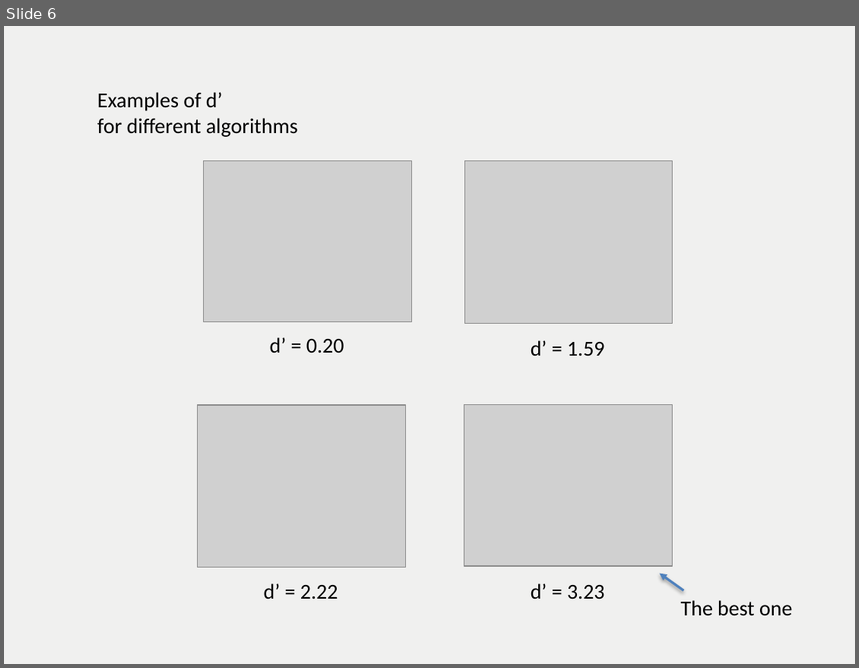
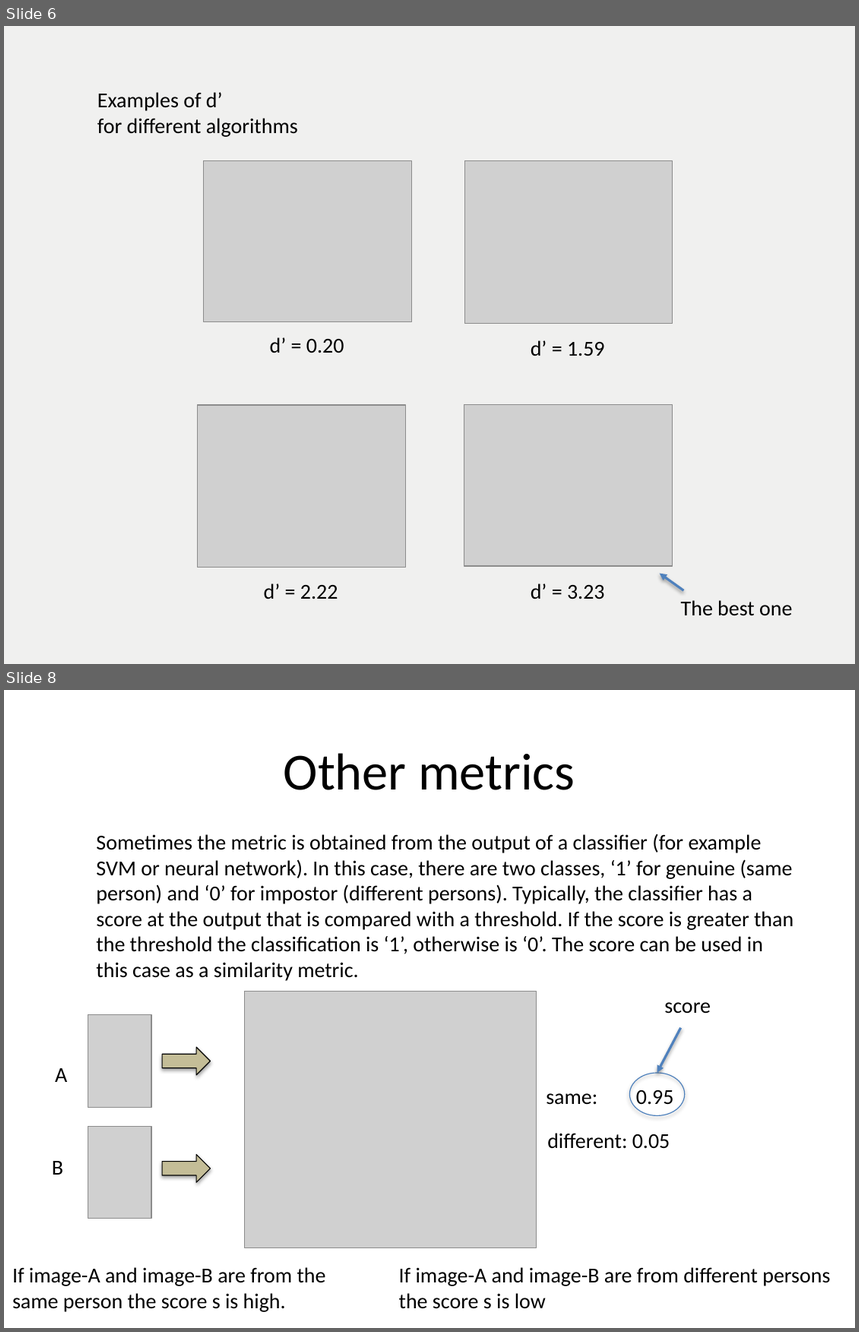
Before and after one commit to domingomery/patrones, a slide deck: clases/Cap05_Evaluacion/presentations/PAT05_Genuine_Impostor.pptx. Shown one above the other, each under a label of ours: slide 6 before the commit, slides 6 and 8 after it; the slides between them are not shown. The pictures are 859x668 and 859x1332 pixels, drawn with LibreOffice and Linux fonts; fonts in the diff are those of the drawing; grey boxes stand for pictures. Boxes give left, top, right and bottom in pixels: in the first picture for what was removed or moved away, otherwise in the second. Text is boxed around its words. In the diff, an @@ line names an element or a change of style, - is before the commit and + after.

```diff
--- a/clases/Cap05_Evaluacion/presentations/PAT05_Genuine_Impostor.pptx
+++ b/clases/Cap05_Evaluacion/presentations/PAT05_Genuine_Impostor.pptx
@@ slide 8 added at (4,690,855,1328), background #FFFFFF @@
@@ title added at (284,753,575,790), 44 pt, text #000000 @@
+Other metrics
@@ text added at (96,834,794,981), 18 pt, text #000000 @@
+Sometimes the metric is obtained from the output of a classifier (for example SVM or neural network). In this case, there are two classes, ‘1’ for genuine (same person) and ‘0’ for impostor (different persons). Typically, the classifier has a score at the output that is compared with a threshold. If the score is greater than the threshold the classification is ‘1’, otherwise is ‘0’. The score can be used in this case as a similarity metric.
@@ picture added at (245,991,537,1249) @@
@@ text added at (664,1002,711,1014), 18 pt, text #000000 @@
+score
@@ picture added at (88,1015,152,1108) @@
@@ arrow added from (680, 1028) to (657, 1073), #4F81BD 2 pt @@
@@ right arrow added at (162,1047,211,1075), fill #C4BD97, outline #000000 0.75 pt @@
@@ text added at (55,1068,67,1082), 18 pt, text #000000 @@
+A
@@ ellipse added at (629,1073,685,1116), outline #4B7EBC 0.75 pt @@
@@ text added at (546,1091,674,1109), 18 pt, text #000000 @@
+same: 0.95
@@ picture added at (88,1127,152,1220) @@
@@ text added at (547,1133,671,1149), 18 pt, text #000000 @@
+different: 0.05
@@ text added at (52,1161,63,1175), 18 pt, text #000000 @@
+B
@@ right arrow added at (162,1155,211,1182), fill #C4BD97, outline #000000 0.75 pt @@
@@ text added at (12,1268,326,1312), 18 pt, text #000000 @@
+If image-A and image-B are from the same person the score s is high.
@@ text added at (399,1268,830,1309), 18 pt, text #000000 @@
+If image-A and image-B are from different persons the score s is low
```
Also in this commit, not shown: 1 slide changed.
